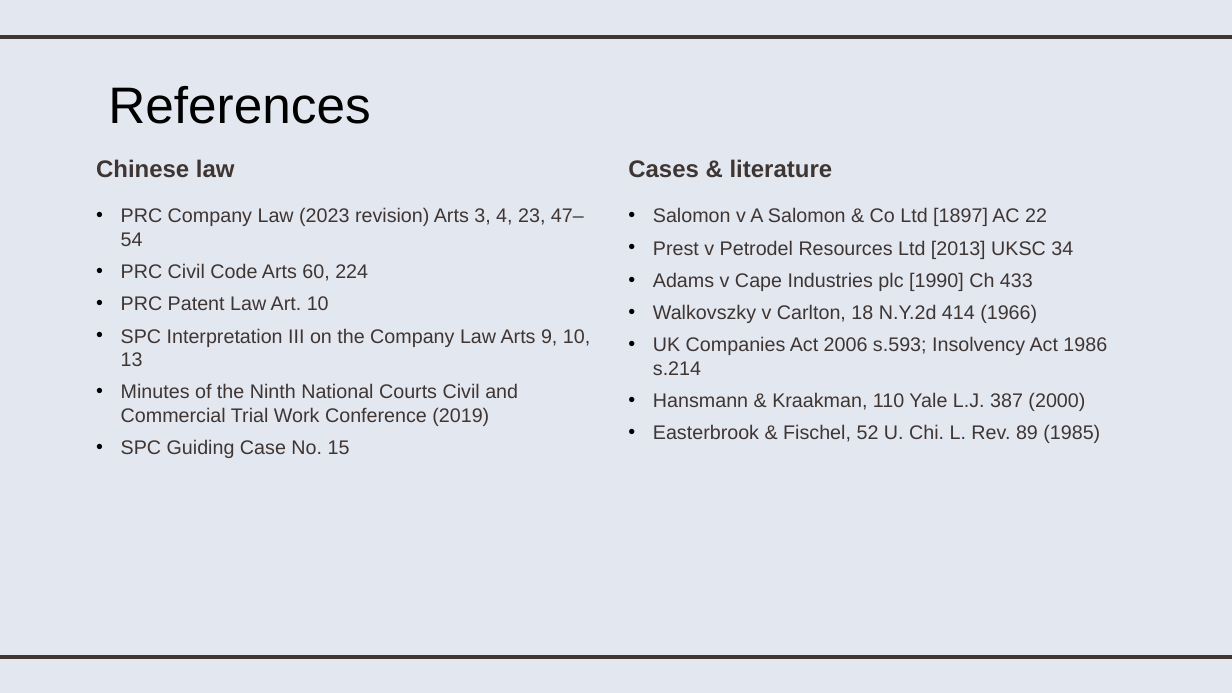
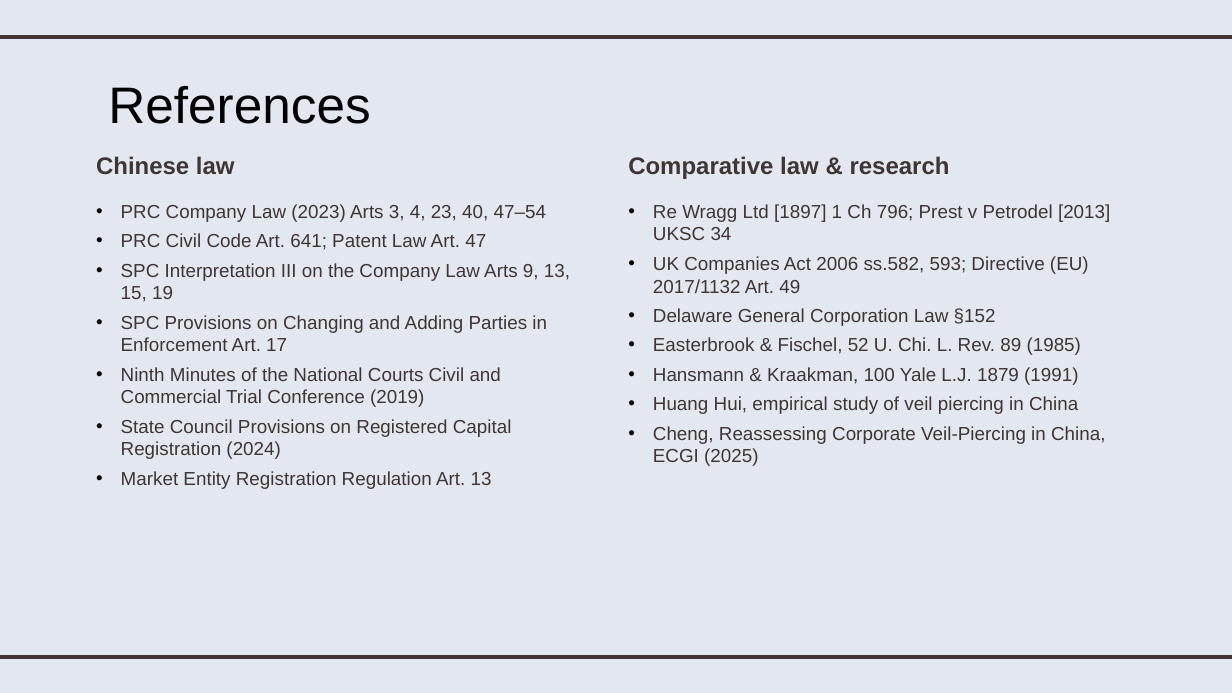
Before and after one commit to joycelynqxq-lab/my-project, a slide deck: slide 14 of 英文部分_English_Part.pptx (slide 13 before the commit). Drawn at 1232x693 pixels with LibreOffice and Linux fonts; fonts in the diff are those of the drawing. Boxes give left, top, right and bottom in pixels: in the first picture for what was removed or moved away, otherwise in the second. Text is boxed around its words. In the diff, an @@ line names an element or a change of style, - is before the commit and + after.

```diff
--- a/英文部分_English_Part.pptx
+++ b/英文部分_English_Part.pptx
@@ text at bbox=[628, 156, 950, 179]: text changed @@
-Cases & literature
+Comparative law & research
@@ text at bbox=[121, 204, 570, 489]: text changed; size 11.5 to 11 pt @@
-• PRC Company Law (2023 revision) Arts 3, 4, 23, 47–54
-• PRC Civil Code Arts 60, 224
-• PRC Patent Law Art. 10
-• SPC Interpretation III on the Company Law Arts 9, 10, 13
-• Minutes of the Ninth National Courts Civil and Commercial Trial Work Conference (2019)
-• SPC Guiding Case No. 15
+• PRC Company Law (2023) Arts 3, 4, 23, 40, 47–54
+• PRC Civil Code Art. 641; Patent Law Art. 47
+• SPC Interpretation III on the Company Law Arts 9, 13, 15, 19
+• SPC Provisions on Changing and Adding Parties in Enforcement Art. 17
+• Ninth Minutes of the National Courts Civil and Commercial Trial Conference (2019)
+• State Council Provisions on Registered Capital Registration (2024)
+• Market Entity Registration Regulation Art. 13
@@ text at bbox=[653, 204, 1110, 326]: text changed; size 11.5 to 11 pt @@
-• Salomon v A Salomon & Co Ltd [1897] AC 22
-• Prest v Petrodel Resources Ltd [2013] UKSC 34
-• Adams v Cape Industries plc [1990] Ch 433
-• Walkovszky v Carlton, 18 N.Y.2d 414 (1966)
-• UK Companies Act 2006 s.593; Insolvency Act 1986 s.214
-• Hansmann & Kraakman, 110 Yale L.J. 387 (2000)
+• Re Wragg Ltd [1897] 1 Ch 796; Prest v Petrodel [2013] UKSC 34
+• UK Companies Act 2006 ss.582, 593; Directive (EU) 2017/1132 Art. 49
+• Delaware General Corporation Law §152
@@ text at bbox=[653, 337, 1081, 355]: size 11.5 to 11 pt in "Easterbrook & Fischel, 52 U. Chi. L. ..."; less space between paragraphs @@
@@ text at bbox=[653, 396, 1078, 414]: paragraphs added @@
+• Hansmann & Kraakman, 100 Yale L.J. 1879 (1991)
+• Huang Hui, empirical study of veil piercing in China
+• Cheng, Reassessing Corporate Veil-Piercing in China, ECGI (2025)
```
Also in this commit, not shown: 2 other slides changed, 10 slides added, 9 slides removed, 1 other file.
